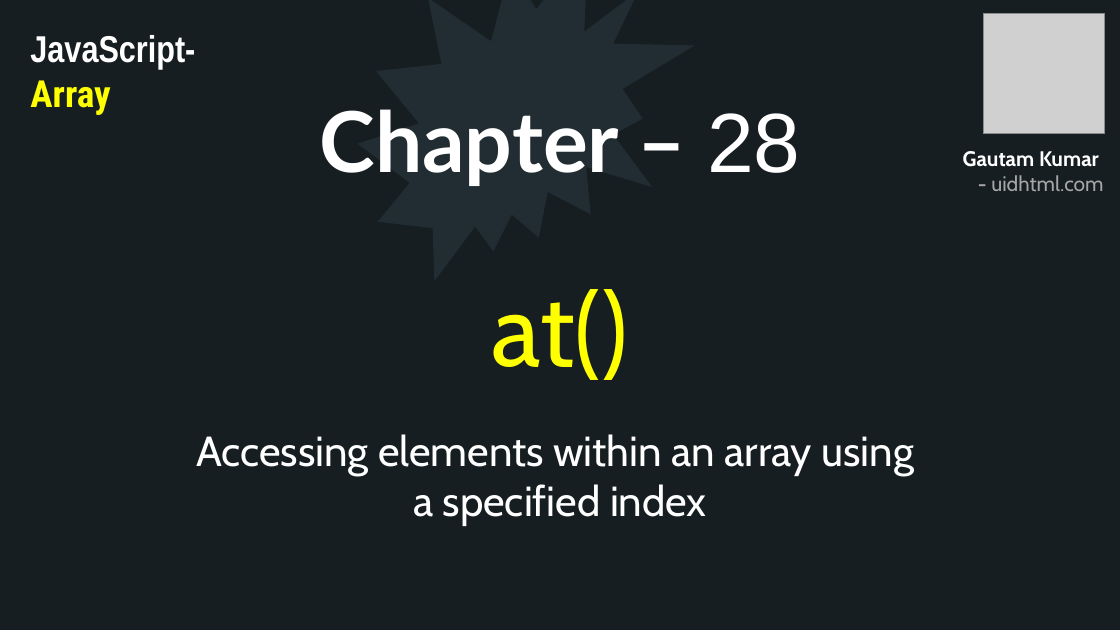
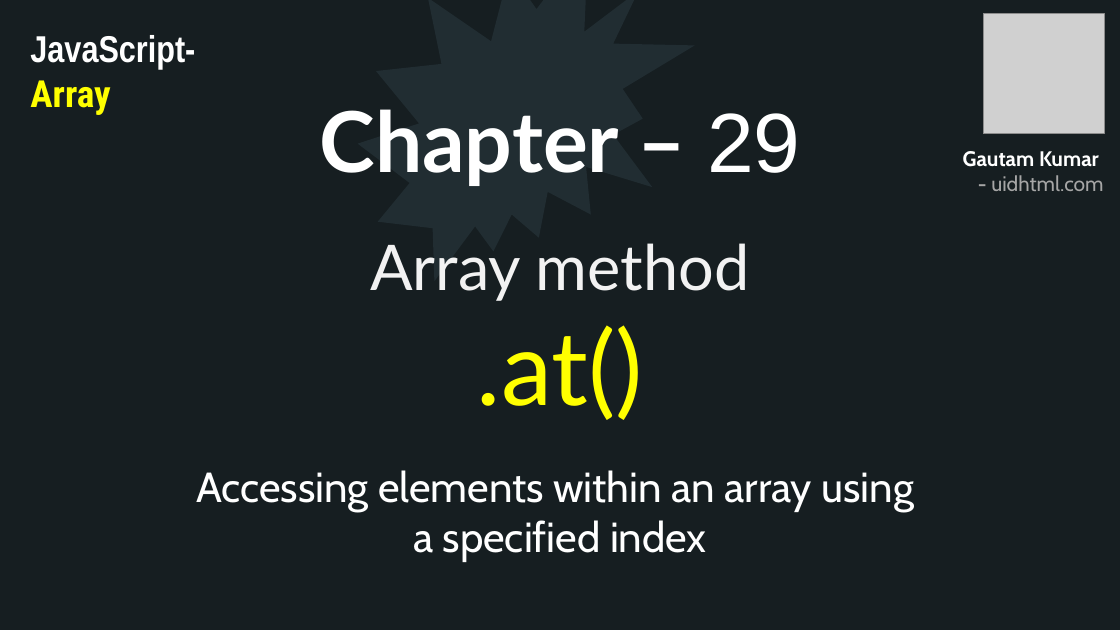
Before and after one commit to uidhtml/javascript-tutorials, a slide deck: slide 82 of Javascript Tutorials.pptx (slide 78 before the commit). Drawn at 1120x630 pixels with LibreOffice and Linux fonts; fonts in the diff are those of the drawing; grey boxes stand for pictures. Boxes give left, top, right and bottom in pixels: in the first picture for what was removed or moved away, otherwise in the second. Text is boxed around its words. In the diff, an @@ line names an element or a change of style, - is before the commit and + after.

Commit message:
Added chapter 26

```diff
--- a/Javascript Tutorials.pptx
+++ b/Javascript Tutorials.pptx
@@ title at box(319, 109, 800, 186): text changed @@
-Chapter – 28
+Chapter – 29
@@ text at box(370, 243, 750, 420): text changed; size 88 to 54 pt; font Cabin to Lato; text colour #FFFF00 to #F2F2F2 @@
-at()
+Array method
+.at()
@@ text "Accessing elements within an array ...": place and size @@
-text "Accessing elements within an array ..." at box(196, 434, 914, 526)
+text "Accessing elements within an array ..." at box(196, 470, 914, 562)
```
Also in this commit, not shown: 5 other slides changed, 7 slides added, 21 other files.
